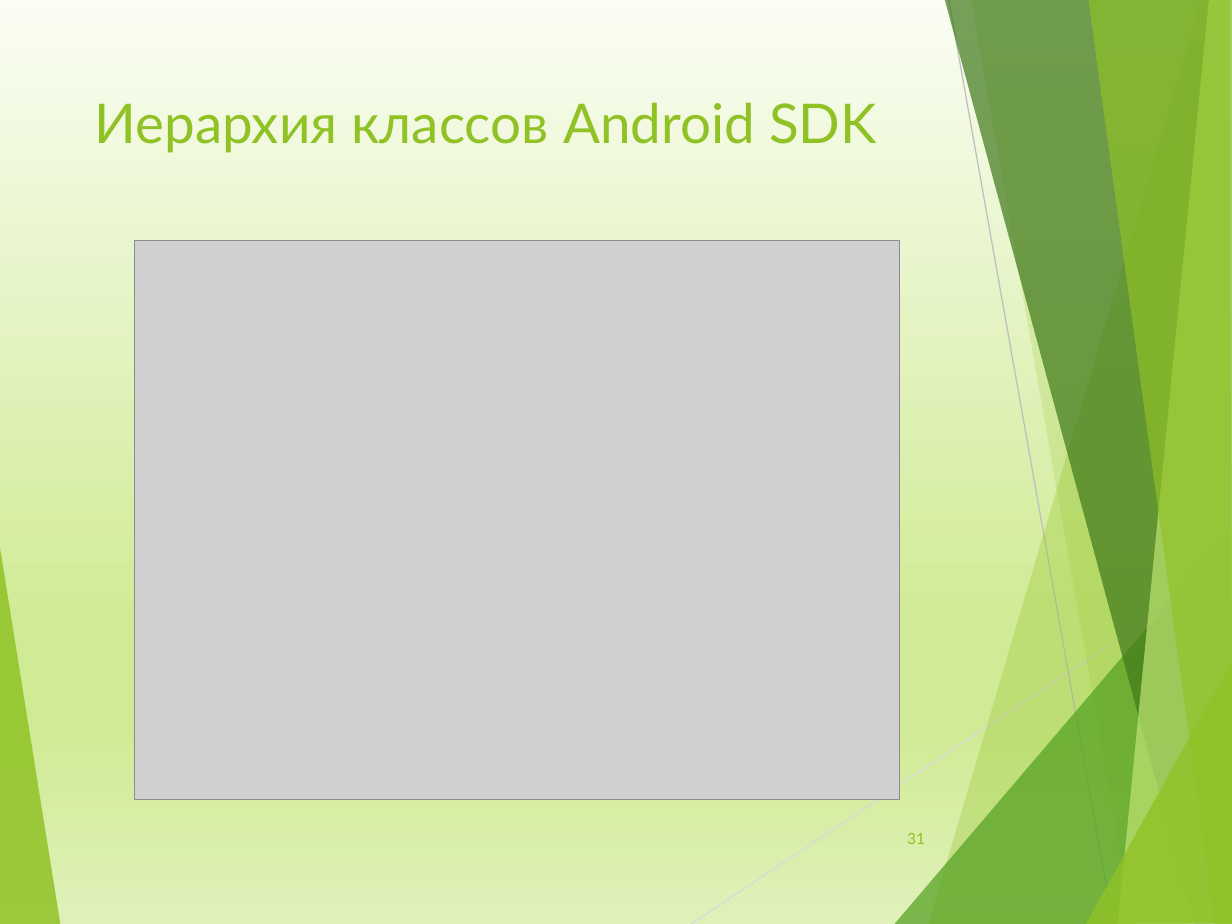
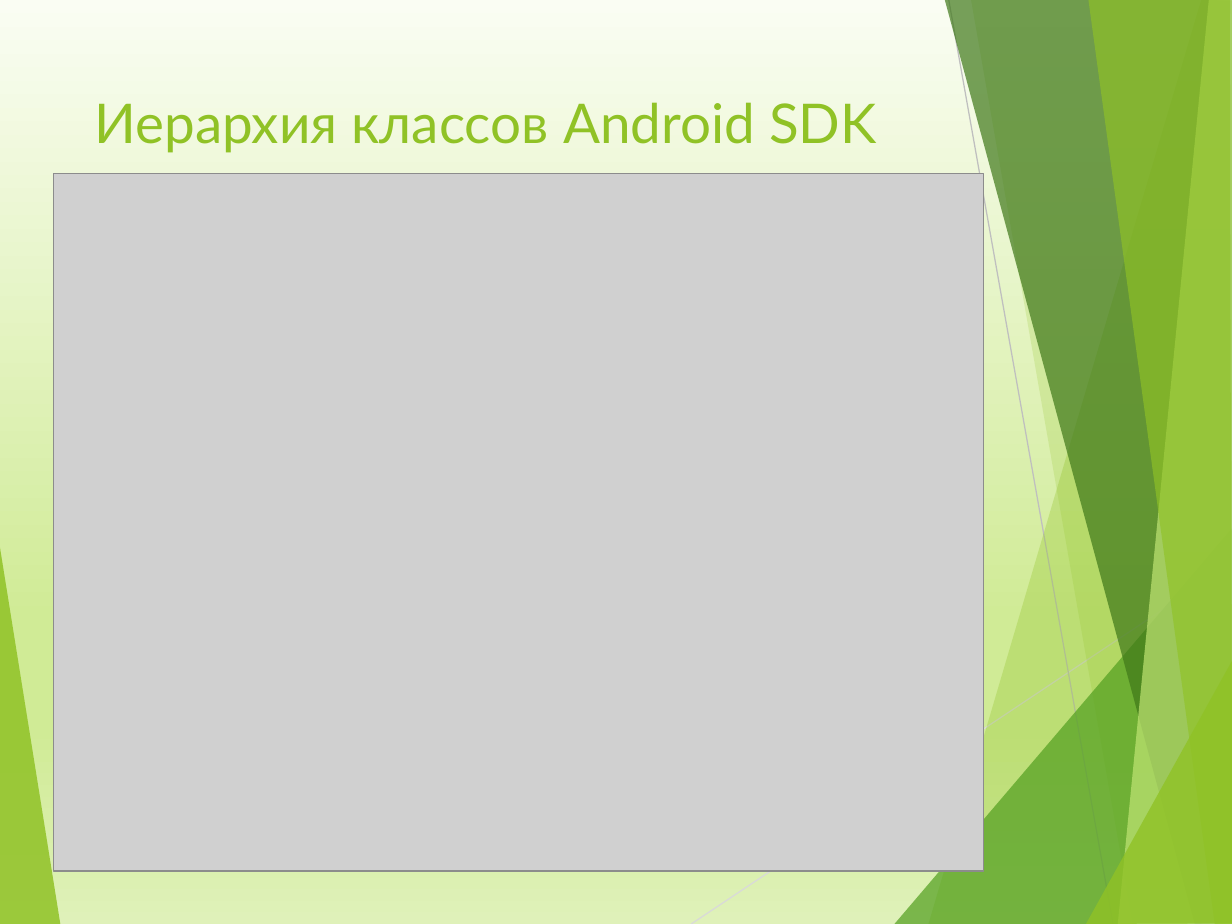
Before and after one commit to maxchv/Android, a slide deck: slide 31 of Week01/Lesson02/Android02.pptx. Drawn at 1232x924 pixels with LibreOffice and Linux fonts; fonts in the diff are those of the drawing; grey boxes stand for pictures. Boxes give left, top, right and bottom in pixels: in the first picture for what was removed or moved away, otherwise in the second. Text is boxed around its words. In the diff, an @@ line names an element or a change of style, - is before the commit and + after.

```diff
--- a/Week01/Lesson02/Android02.pptx
+++ b/Week01/Lesson02/Android02.pptx
@@ picture: place and size @@
-picture at (134,240,899,800)
+picture at (53,174,983,871)
@@ page number removed at (907,833,925,844) @@
-31
```
Also in this commit, not shown: 5 other slides changed, 1 other file.
